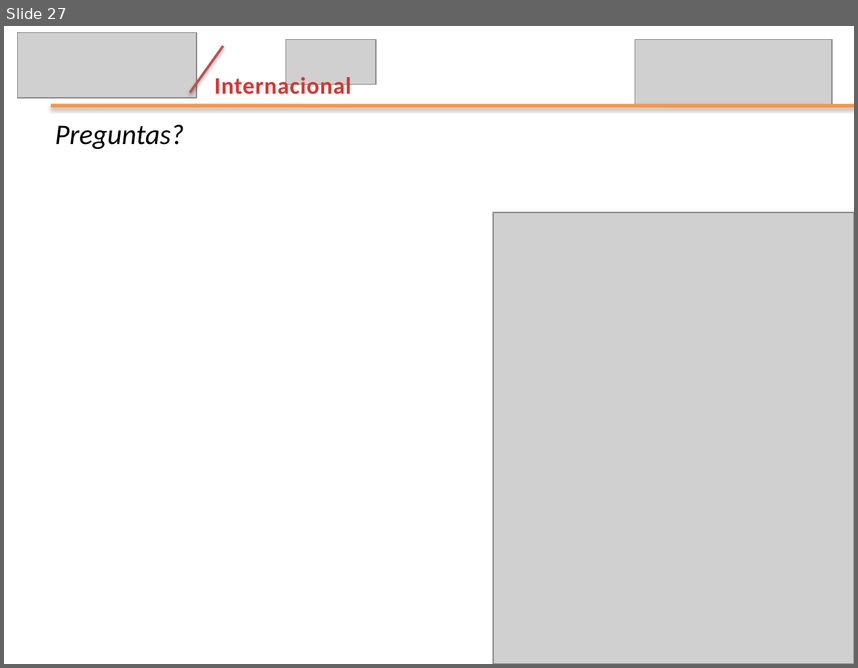
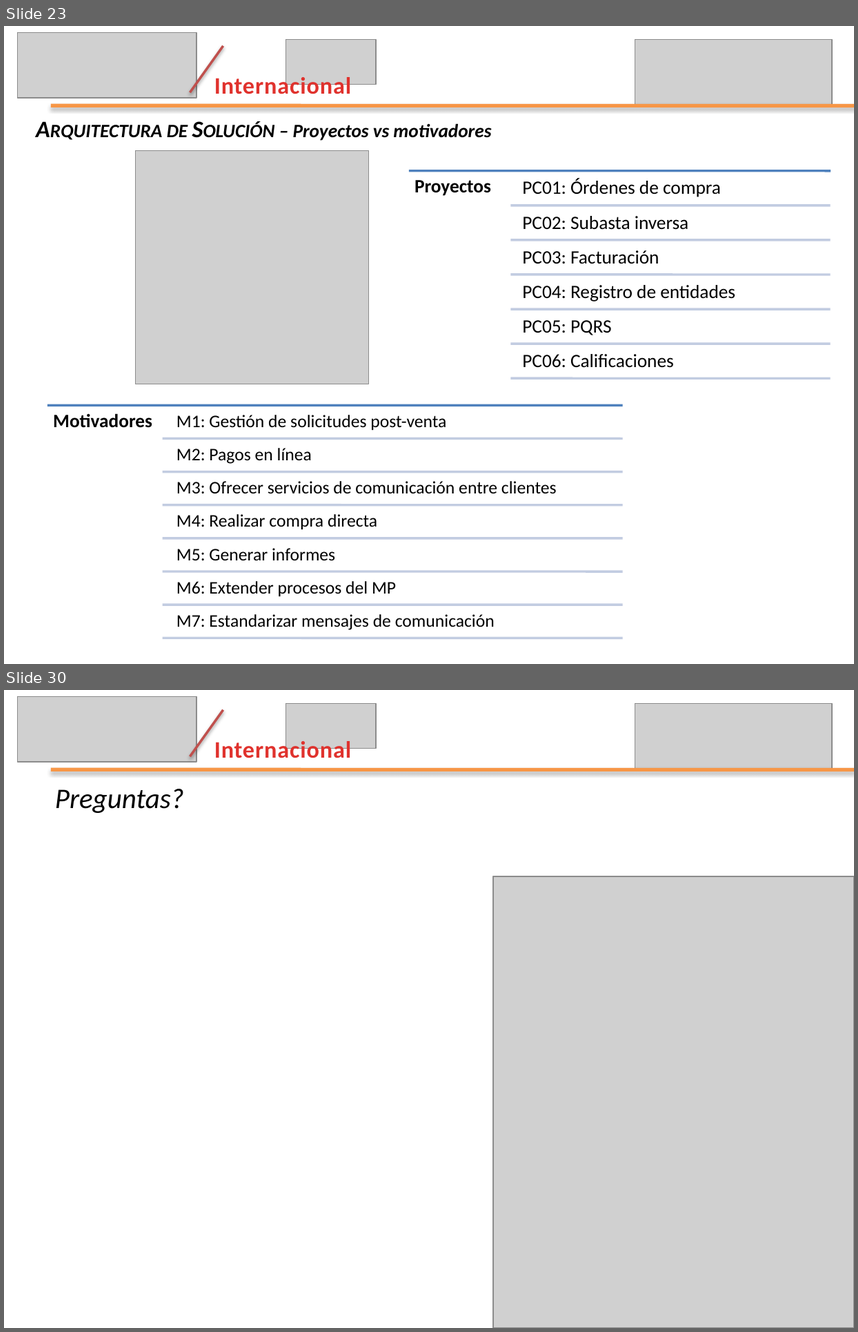
Before and after one commit to leseroth/ingenium-managment, a slide deck: CSOF5100 Proyecto 1/0621PresentacionIngenium.pptx. Shown one above the other, each under a label of ours: slide 27 before the commit, slides 23 and 30 after it; the slides between them are not shown. The pictures are 858x668 and 858x1332 pixels, drawn with LibreOffice and Linux fonts; fonts in the diff are those of the drawing; grey boxes stand for pictures. Boxes give left, top, right and bottom in pixels: in the first picture for what was removed or moved away, otherwise in the second. Text is boxed around its words. In the diff, an @@ line names an element or a change of style, - is before the commit and + after.

```diff
--- a/CSOF5100 Proyecto 1/0621PresentacionIngenium.pptx
+++ b/CSOF5100 Proyecto 1/0621PresentacionIngenium.pptx
@@ slide 23 added at (4, 26, 854, 664), background #FFFFFF @@
@@ picture added at (18, 33, 197, 98) @@
@@ line added from (190, 92) to (223, 45), #C0504D 2 pt @@
@@ picture added at (286, 40, 377, 85) @@
@@ picture added at (635, 40, 832, 106) @@
@@ text added at (214, 74, 352, 94), 20 pt, text gradient #E0322D to #A2201C, bold @@
+Internacional
@@ line added from (51, 106) to (854, 106), #F79646 3 pt @@
@@ text added at (167, 123, 491, 141), 20 pt, text #000000, bold, italic, small capitals @@
+Arquitectura de Solución – Proyectos vs motivadores
@@ picture added at (136, 151, 369, 384) @@
@@ group added at (408, 170, 831, 378): 7 lines, 7 texts @@
+Proyectos
+PC01: Órdenes de compra
+PC02: Subasta inversa
+PC03: Facturación
+PC04: Registro de entidades
+PC05: PQRS
+PC06: Calificaciones
@@ group added at (47, 405, 623, 637): 8 lines, 8 texts @@
+Motivadores
+M1: Gestión de solicitudes post-venta
+M2: Pagos en línea
+M3: Ofrecer servicios de comunicación entre clientes
+M4: Realizar compra directa
+M5: Generar informes
+M6: Extender procesos del MP
+M7: Estandarizar mensajes de comunicación
@@ what was slide 27 is now slide 30 @@
```
Also in this commit, not shown: 11 slides changed, 15 other slides added, 13 slides removed.
